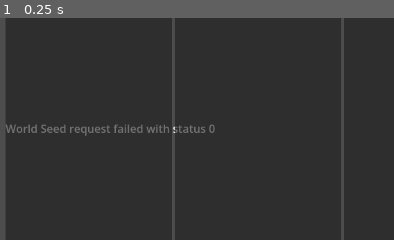
Above: before the commit, frame 1.
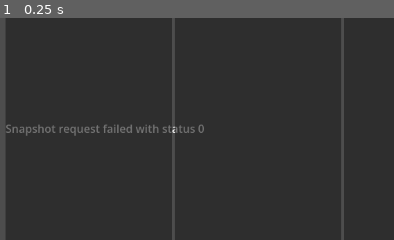
Above: after the commit, the same moment.

Repository: RDK995/AiAgentExperiment
Game: Godot game, scene res://scenes/Main.tscn
Two runs of this game, one before a commit and one after it. Both use one fixed random seed, a clock stepped at 60 frames per second and the inputs below.
Inputs:
- Up to frame 1 (0.25 s): no input
The pictures show only the part of the screen within x 0-50%, y 25-75%; the shares and areas given below are measured in that part.

The runs differ from the first frame. In frame 1, 0.8% of the frame differs, in the area x 1-55%, y 47-54%.

Commit message:
fix Godot stream seeding and reconnect behavior

Diff:
--- a/client-godot/scripts/networking/websocket_client.gd
+++ b/client-godot/scripts/networking/websocket_client.gd
@@ -7,7 +7,7 @@
 
 @export var base_url: String = "http://127.0.0.1:8000"
 @export var seed_id: String = "v1_village"
-@export var seed_on_startup: bool = true
+@export var seed_on_startup: bool = false
 @export var prefer_live_stream: bool = true
 @export var stream_path: String = "/api/v1/world/stream"
 @export var seed_definition_path: String = "/api/v1/world/seeds/%s"
@@ -16,12 +16,14 @@
 @export var recent_events_path: String = "/api/v1/world/events/recent?limit=20"
 @export var poll_interval_seconds: float = 1.0
 @export var stream_poll_seconds: float = 0.25
+@export var reconnect_interval_seconds: float = 3.0
 
 var _seed_request: HTTPRequest
 var _seed_world_request: HTTPRequest
 var _snapshot_request: HTTPRequest
 var _events_request: HTTPRequest
 var _poll_timer: Timer
+var _reconnect_timer: Timer
 var _pending_snapshot: Dictionary = {}
 var _websocket := WebSocketPeer.new()
 var _transport_mode: String = "idle"
@@ -41,6 +43,12 @@
 	_poll_timer.timeout.connect(fetch_batch)
 	add_child(_poll_timer)
 
+	_reconnect_timer = Timer.new()
+	_reconnect_timer.wait_time = reconnect_interval_seconds
+	_reconnect_timer.autostart = false
+	_reconnect_timer.timeout.connect(_attempt_live_reconnect)
+	add_child(_reconnect_timer)
+
 	if prefer_live_stream:
 		_start_websocket_stream()
 	else:
@@ -56,6 +64,9 @@
 	if state == WebSocketPeer.STATE_OPEN:
 		if not _websocket_open_announced:
 			_websocket_open_announced = true
+			_fallback_active = false
+			_poll_timer.stop()
+			_reconnect_timer.stop()
 			transport_status_changed.emit("websocket", "Connected to live backend stream.")
 		while _websocket.get_available_packet_count() > 0:
 			var packet := _websocket.get_packet().get_string_from_utf8()
@@ -73,6 +84,8 @@
 func _start_websocket_stream() -> void:
 	_transport_mode = "websocket"
 	_websocket_open_announced = false
+	_websocket = WebSocketPeer.new()
+	_poll_timer.stop()
 	var connect_error := _websocket.connect_to_url(_build_stream_url())
 	if connect_error != OK:
 		_start_http_fallback("Failed to open live backend stream, using HTTP snapshot polling.")
@@ -85,12 +98,23 @@
 	_transport_mode = "http"
 	transport_warning.emit(message)
 	transport_status_changed.emit("http", "Using HTTP snapshot polling.")
+	if prefer_live_stream and _reconnect_timer.is_stopped():
+		_reconnect_timer.start()
 	_fetch_seed_definition()
 	if seed_on_startup:
 		_request_seed_world()
 	else:
 		_poll_timer.start()
 		fetch_batch()
+
+
+func _attempt_live_reconnect() -> void:
+	if not prefer_live_stream or not _fallback_active:
+		return
+	if _transport_mode != "http":
+		return
+	transport_status_changed.emit("connecting", "Retrying live backend stream...")
+	_start_websocket_stream()
 
 
 func _handle_websocket_packet(packet: String) -> void:
--- a/client-godot/scripts/world/world_renderer.gd
+++ b/client-godot/scripts/world/world_renderer.gd
@@ -27,6 +27,7 @@
 
 func apply_snapshot(snapshot: Dictionary) -> void:
 	_snapshot = snapshot.duplicate(true)
+	_maybe_clear_stale_seed_definition()
 	_reconcile_agents()
 	if heatmap_overlay.has_method("set_snapshot"):
 		heatmap_overlay.call("set_snapshot", _snapshot)
@@ -150,10 +151,34 @@
 
 
 func _get_world_data() -> Dictionary:
+	var snapshot_world: Variant = _snapshot.get("world", {})
+	if typeof(snapshot_world) == TYPE_DICTIONARY:
+		return snapshot_world
 	if _seed_definition.has("world"):
 		return _seed_definition.get("world", {})
-	var snapshot_world: Variant = _snapshot.get("world", {})
-	return snapshot_world if typeof(snapshot_world) == TYPE_DICTIONARY else {}
+	return {}
+
+
+func _maybe_clear_stale_seed_definition() -> void:
+	if not _seed_definition.has("world"):
+		return
+
+	var seed_world_value: Variant = _seed_definition.get("world", {})
+	var snapshot_world_value: Variant = _snapshot.get("world", {})
+	if typeof(seed_world_value) != TYPE_DICTIONARY or typeof(snapshot_world_value) != TYPE_DICTIONARY:
+		return
+
+	var seed_world: Dictionary = seed_world_value
+	var snapshot_world: Dictionary = snapshot_world_value
+	var seed_width := int(seed_world.get("width", 0))
+	var seed_height := int(seed_world.get("height", 0))
+	var snapshot_width := int(snapshot_world.get("width", 0))
+	var snapshot_height := int(snapshot_world.get("height", 0))
+	if seed_width == snapshot_width and seed_height == snapshot_height:
+		return
+
+	_seed_definition = {}
+	_reconcile_buildings()
 
 
 func _get_seed_structures() -> Array:
Not shown, changed: server/app/api/routes_world.py
Not shown, changed: server/app/engine/tick_loop.py
Not shown, changed: server/tests/integration/test_endpoint_layer_api.py
